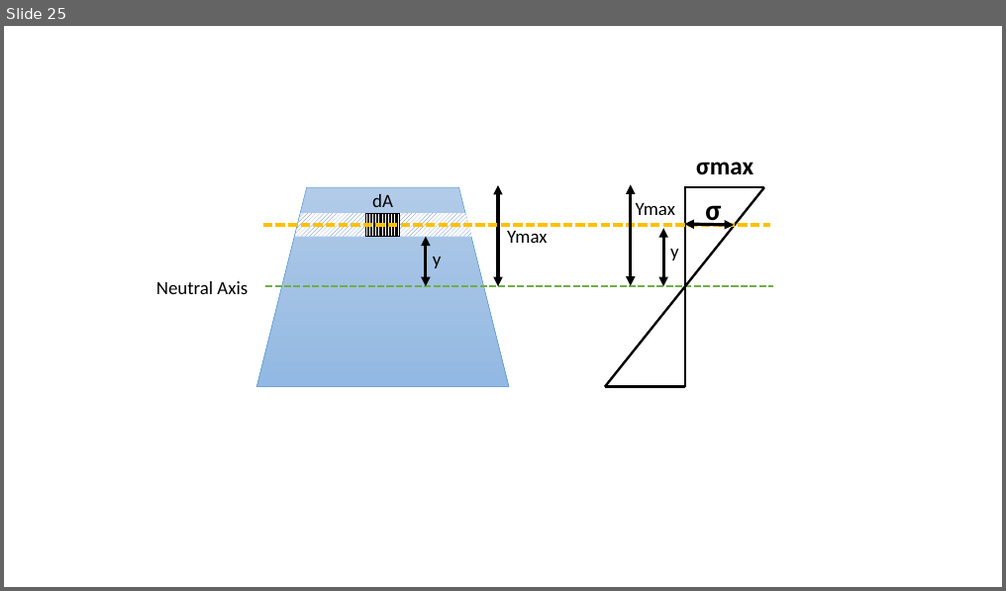
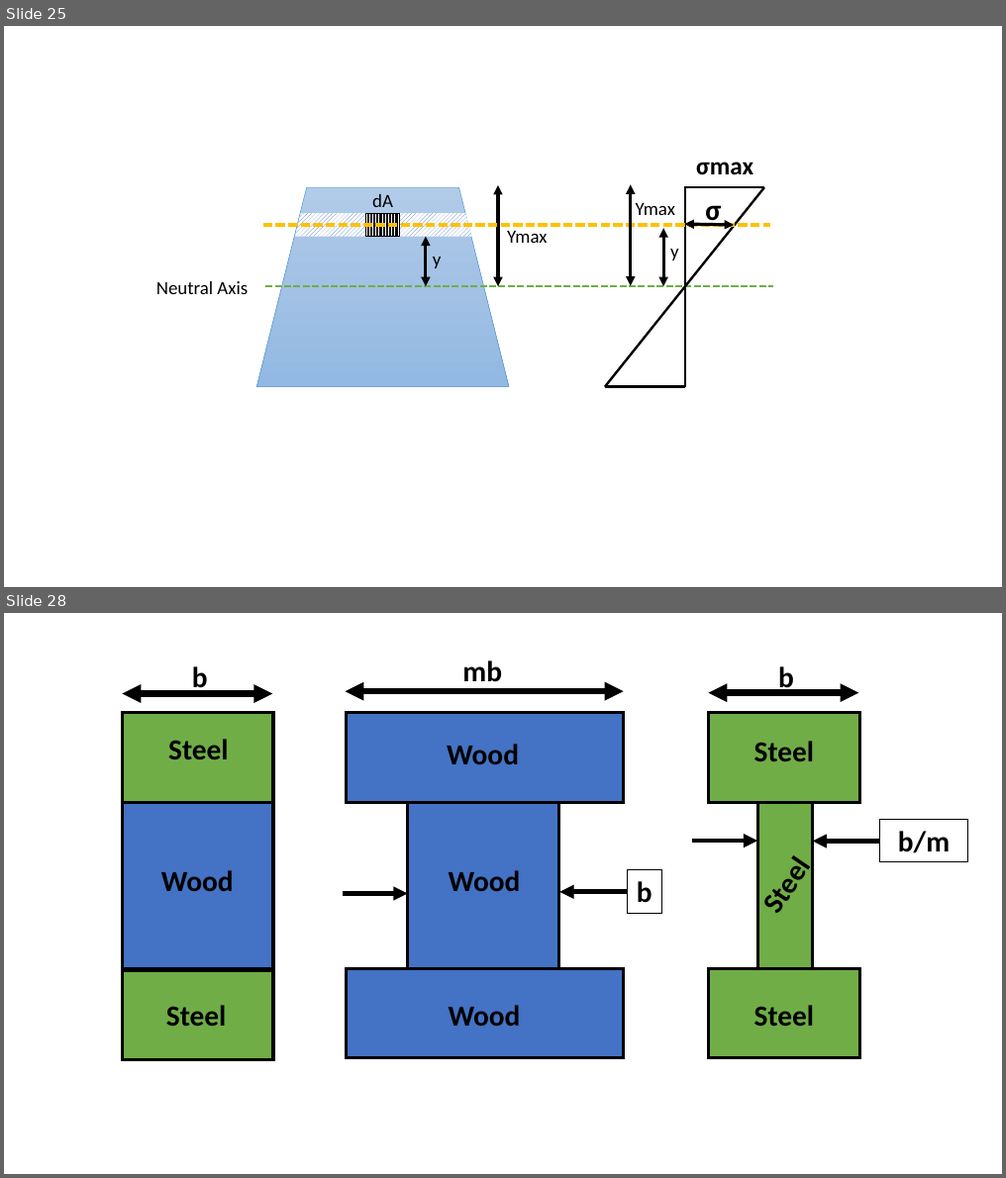
Before and after one commit to Kulasekaran-148/LATEX-Shortnotes-GATE, a slide deck: STRENGTH OF MATERIALS SHORTNOTES/SOM Revision.pptx. Shown one above the other, each under a label of ours: slide 25 before the commit, slides 25 and 28 after it; the slides between them are not shown. The pictures are 1006x591 and 1006x1178 pixels, drawn with LibreOffice and Linux fonts; fonts in the diff are those of the drawing. Boxes give left, top, right and bottom in pixels: in the first picture for what was removed or moved away, otherwise in the second. Text is boxed around its words. In the diff, an @@ line names an element or a change of style, - is before the commit and + after.

```diff
--- a/STRENGTH OF MATERIALS SHORTNOTES/SOM Revision.pptx
+++ b/STRENGTH OF MATERIALS SHORTNOTES/SOM Revision.pptx
@@ slide 28 added at (4, 613, 1002, 1174), background #FFFFFF @@
@@ text added at (192, 663, 208, 695), 28 pt, text #000000, bold @@
+b
@@ text added at (462, 661, 502, 682), 28 pt, text #000000, bold @@
+mb
@@ text added at (778, 663, 794, 694), 28 pt, text #000000, bold @@
+b
@@ double arrow added from (122, 694) to (272, 694), #000000 6 pt @@
@@ double arrow added from (346, 691) to (623, 691), #000000 6 pt @@
@@ double arrow added from (709, 693) to (859, 693), #000000 6 pt @@
@@ rectangle added at (122, 713, 273, 968), fill #4472C4, outline #000000 3 pt @@
@@ rectangle added at (122, 713, 273, 802), fill #70AD47, outline #000000 3 pt @@
@@ rectangle added at (347, 713, 624, 802), fill #4472C4, outline #000000 3 pt @@
@@ rectangle added at (709, 713, 859, 802), fill #70AD47, outline #000000 3 pt @@
@@ text added at (168, 739, 228, 760), 28 pt, text #000000, bold @@
+Steel
@@ text added at (447, 744, 519, 764), 28 pt, text #000000, bold @@
+Wood
@@ text added at (754, 741, 814, 761), 28 pt, text #000000, bold @@
+Steel
@@ rectangle added at (408, 802, 558, 969), fill #4472C4, outline #000000 3 pt @@
@@ rectangle added at (757, 802, 813, 969), fill #70AD47, outline #000000 3 pt @@
@@ rectangle added at (880, 820, 968, 862), outline #000000 0.75 pt, 28 pt, text #000000, bold @@
+b/m
@@ arrow added from (693, 841) to (757, 841), #000000 4.5 pt @@
@@ text added at (737, 826, 835, 943), 28 pt, text #000000, bold @@
+Steel
@@ arrow added from (880, 842) to (813, 842), #000000 4.5 pt @@
@@ text added at (161, 870, 234, 891), 28 pt, text #000000, bold @@
+Wood
@@ text added at (449, 870, 521, 891), 28 pt, text #000000, bold @@
+Wood
@@ rectangle added at (628, 870, 662, 913), outline #000000 0.75 pt, 28 pt, text #000000, bold @@
+b
@@ arrow added from (343, 894) to (408, 894), #000000 4.5 pt @@
@@ arrow added from (628, 892) to (560, 892), #000000 4.5 pt @@
@@ rectangle added at (347, 968, 624, 1059), fill #4472C4, outline #000000 3 pt @@
@@ rectangle added at (709, 968, 859, 1059), fill #70AD47, outline #000000 3 pt @@
@@ rectangle added at (122, 970, 273, 1060), fill #70AD47, outline #000000 3 pt @@
@@ text added at (166, 1005, 226, 1026), 28 pt, text #000000, bold @@
+Steel
@@ text added at (449, 1005, 521, 1026), 28 pt, text #000000, bold @@
+Wood
@@ text added at (754, 1005, 814, 1026), 28 pt, text #000000, bold @@
+Steel
```
Also in this commit, not shown: 3 other slides added, 6 other files.
